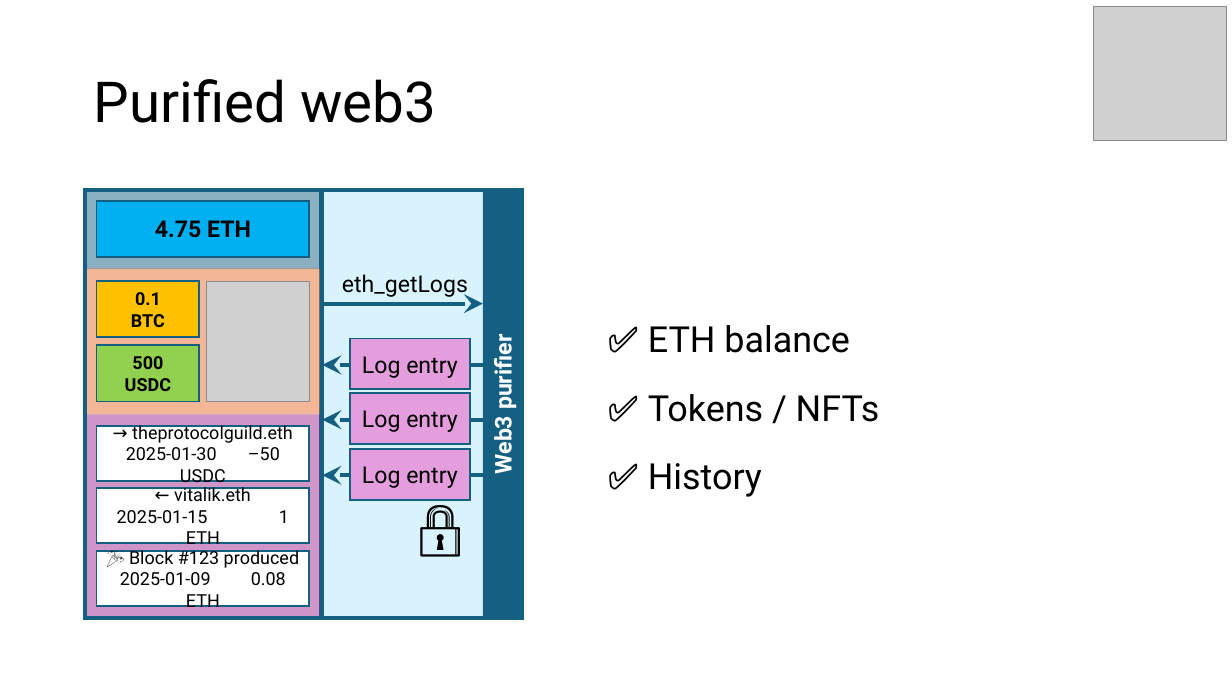
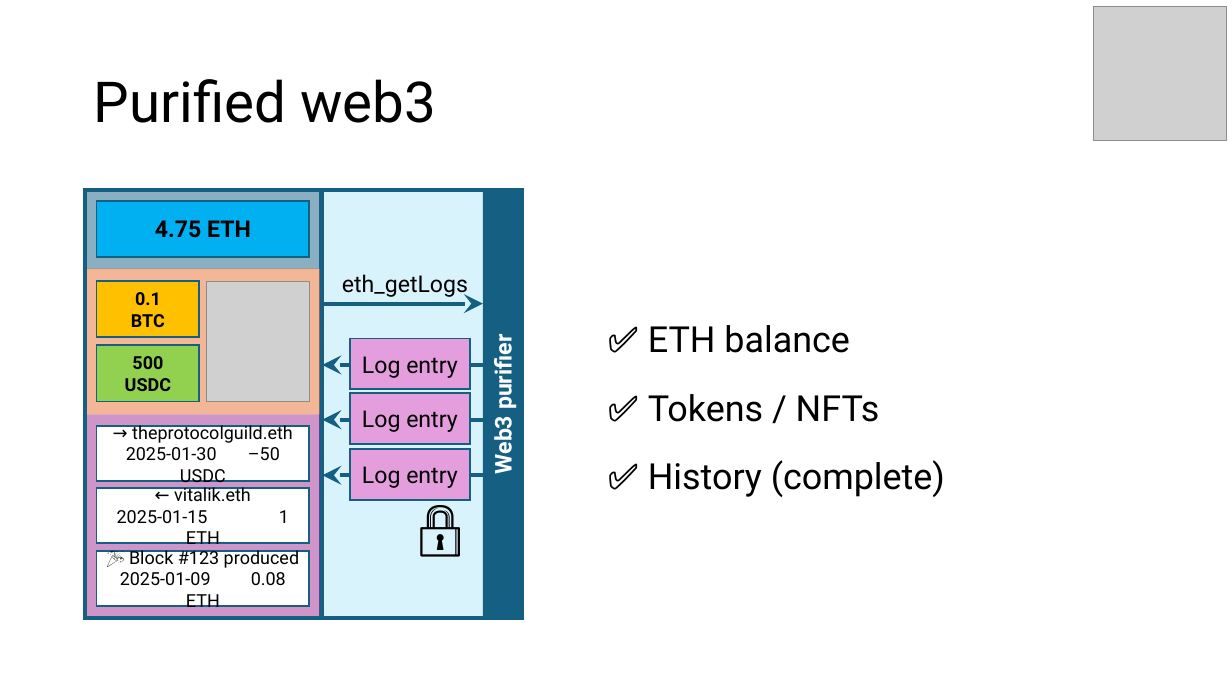
Before and after one commit to etan-status/purified-web3, a slide deck: slide 70 of Slides/2025-EthereumZuri.ch.pptx (slide 68 before the commit). Drawn at 1232x693 pixels with LibreOffice and Linux fonts; fonts in the diff are those of the drawing; grey boxes stand for pictures. Boxes give left, top, right and bottom in pixels: in the first picture for what was removed or moved away, otherwise in the second. Text is boxed around its words. In the diff, an @@ line names an element or a change of style, - is before the commit and + after.

```diff
--- a/Slides/2025-EthereumZuri.ch.pptx
+++ b/Slides/2025-EthereumZuri.ch.pptx
@@ text at <box>648,460,945,497</box>: text changed @@
-✅ History
+✅ History (complete)
```
Also in this commit, not shown: 17 other slides changed, 2 slides added, 1 slide removed, 1 other file.
